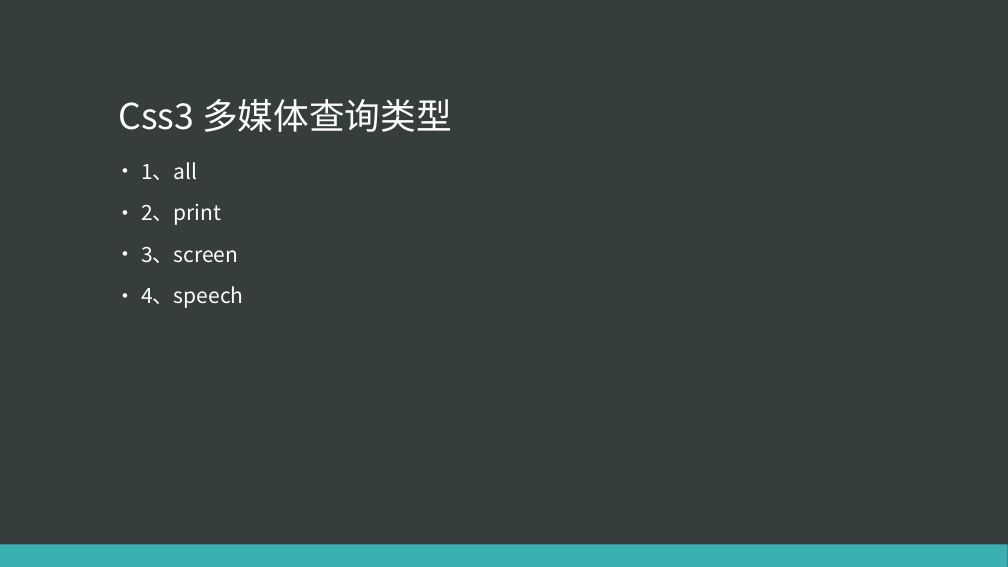
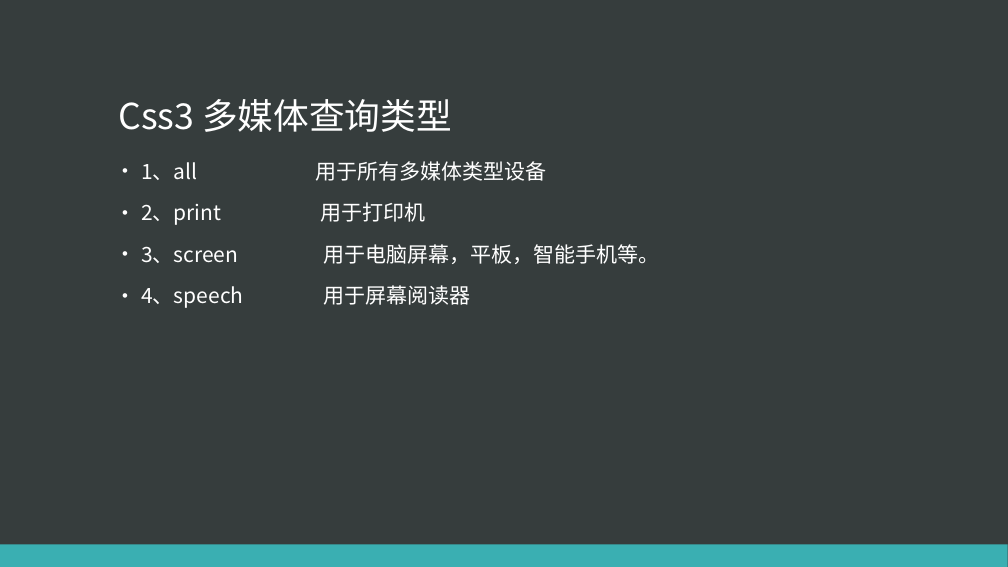
Before and after one commit to eventao/courseware, a slide deck: slide 6 of ppt/css3/css3-media.pptx. Drawn at 1008x567 pixels with LibreOffice and Linux fonts; fonts in the diff are those of the drawing. Boxes give left, top, right and bottom in pixels: in the first picture for what was removed or moved away, otherwise in the second. Text is boxed around its words. In the diff, an @@ line names an element or a change of style, - is before the commit and + after.

```diff
--- a/ppt/css3/css3-media.pptx
+++ b/ppt/css3/css3-media.pptx
@@ text at [141,161,660,308]: text changed @@
-• 1、all
-• 2、print
-• 3、screen
-• 4、speech
+• 1、all 用于所有多媒体类型设备
+• 2、print 用于打印机
+• 3、screen 用于电脑屏幕，平板，智能手机等。
+• 4、speech 用于屏幕阅读器
```
Also in this commit, not shown: 2 other slides changed, 2 slides added, 1 other file.
